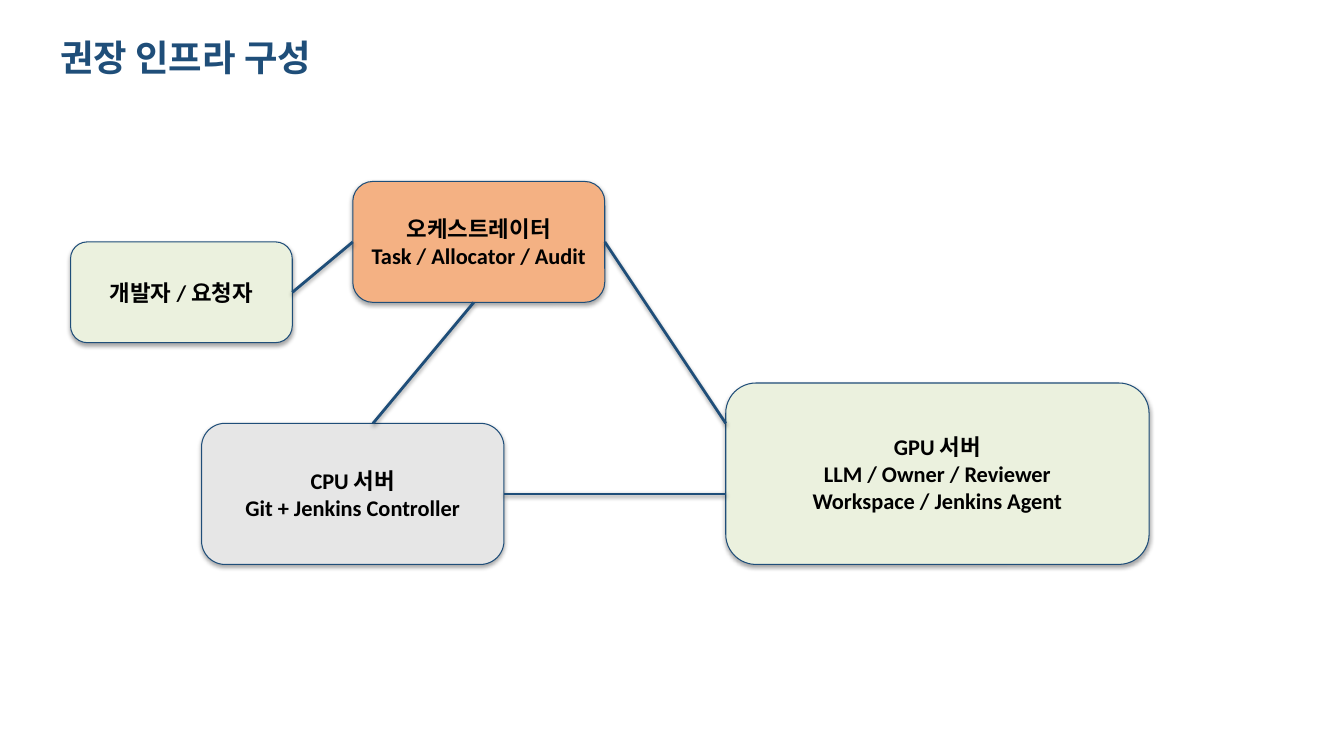
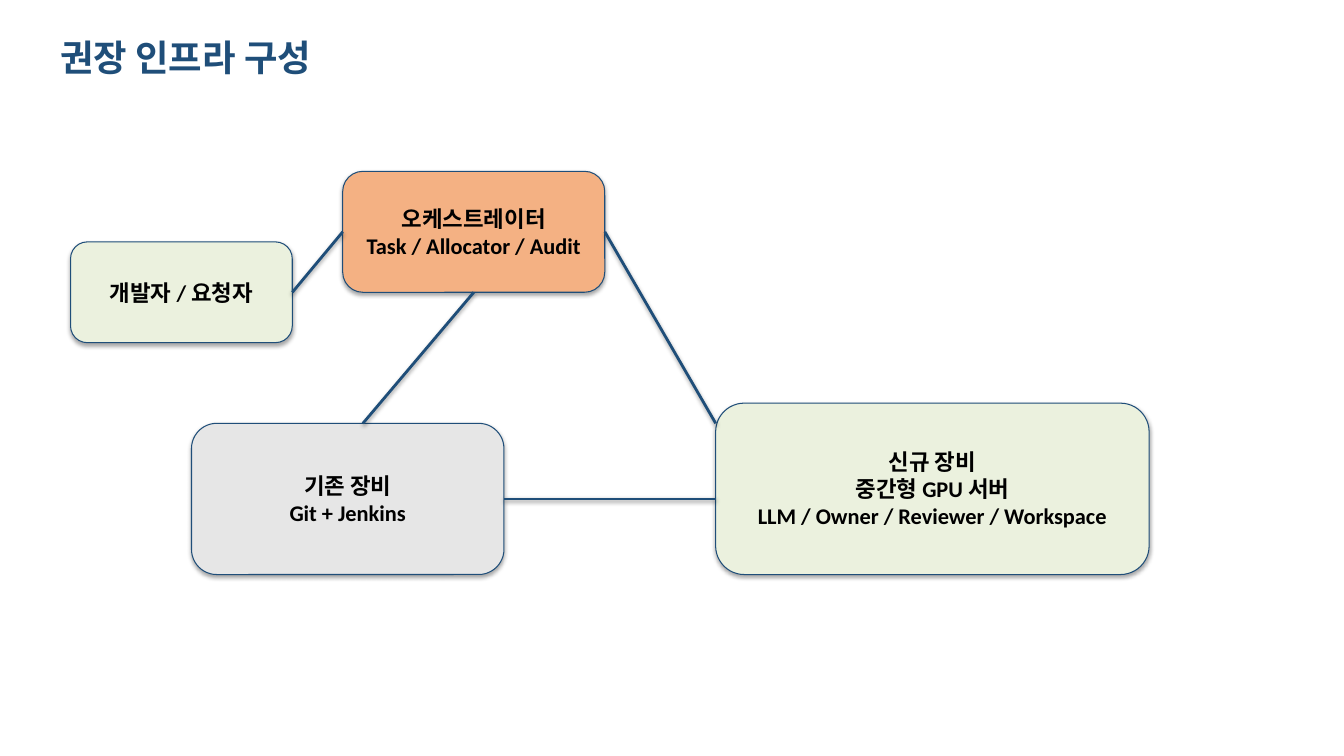
Before and after one commit to SeoArin9142/GameChatTranslator, a slide deck: slide 2 of docs/presentations/issue-170-internal-ai-system-proposal.pptx. Drawn at 1344x756 pixels with LibreOffice and Linux fonts; fonts in the diff are those of the drawing. Boxes give left, top, right and bottom in pixels: in the first picture for what was removed or moved away, otherwise in the second. Text is boxed around its words. In the diff, an @@ line names an element or a change of style, - is before the commit and + after.

```diff
--- a/docs/presentations/issue-170-internal-ai-system-proposal.pptx
+++ b/docs/presentations/issue-170-internal-ai-system-proposal.pptx
@@ rounded rectangle "오케스트레이터 Task / Allocator / ..." resized from (x1=353, y1=181, x2=605, y2=302) to (x1=343, y1=171, x2=605, y2=292) @@
@@ line moved from (292, 292) - (353, 242) to (292, 292) - (343, 232) @@
@@ line moved from (605, 242) - (726, 423) to (605, 232) - (716, 423) @@
@@ line moved from (474, 302) - (373, 423) to (474, 292) - (363, 423) @@
@@ rounded rectangle "신규 장비 중간형 GPU 서버 ..." resized from (x1=726, y1=383, x2=1149, y2=565) to (x1=716, y1=403, x2=1149, y2=575) @@
@@ rounded rectangle "기존 장비 Git + Jenkins" resized from (x1=202, y1=423, x2=504, y2=565) to (x1=192, y1=423, x2=504, y2=575) @@
@@ text in rounded rectangle at (x1=290, y1=475, x2=406, y2=521): text changed @@
-CPU 서버
-Git + Jenkins Controller
+기존 장비
+Git + Jenkins
@@ text in rounded rectangle at (x1=758, y1=451, x2=1106, y2=528): text changed @@
-GPU 서버
-LLM / Owner / Reviewer
-Workspace / Jenkins Agent
+신규 장비
+중간형 GPU 서버
+LLM / Owner / Reviewer / Workspace
@@ line moved from (504, 494) - (726, 494) to (504, 499) - (716, 499) @@
```
Also in this commit, not shown: 4 other slides changed, 4 other files.
